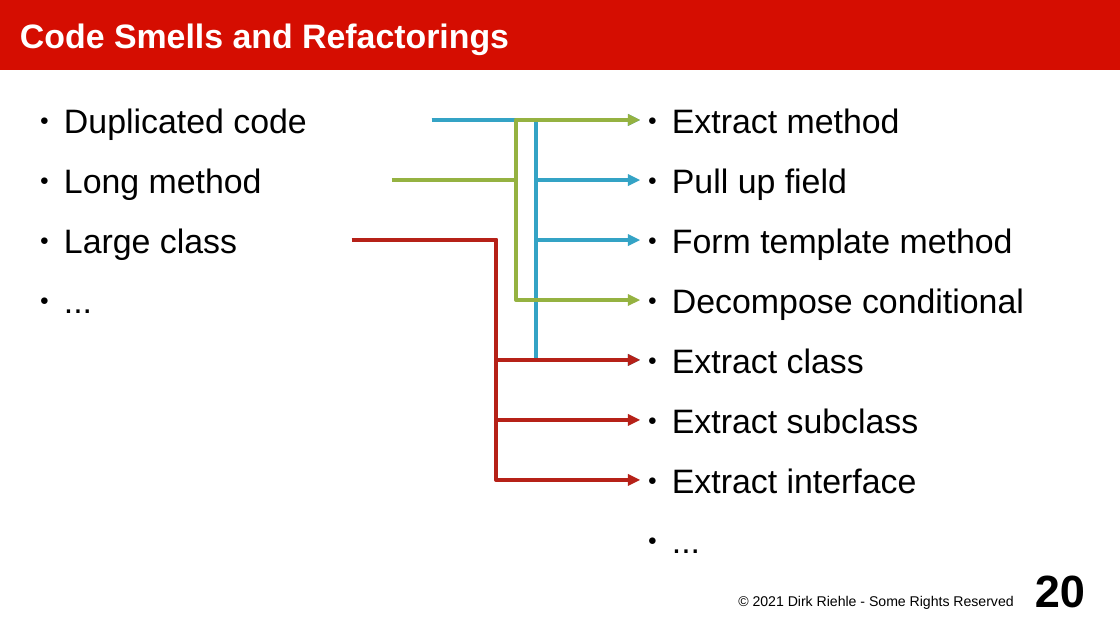
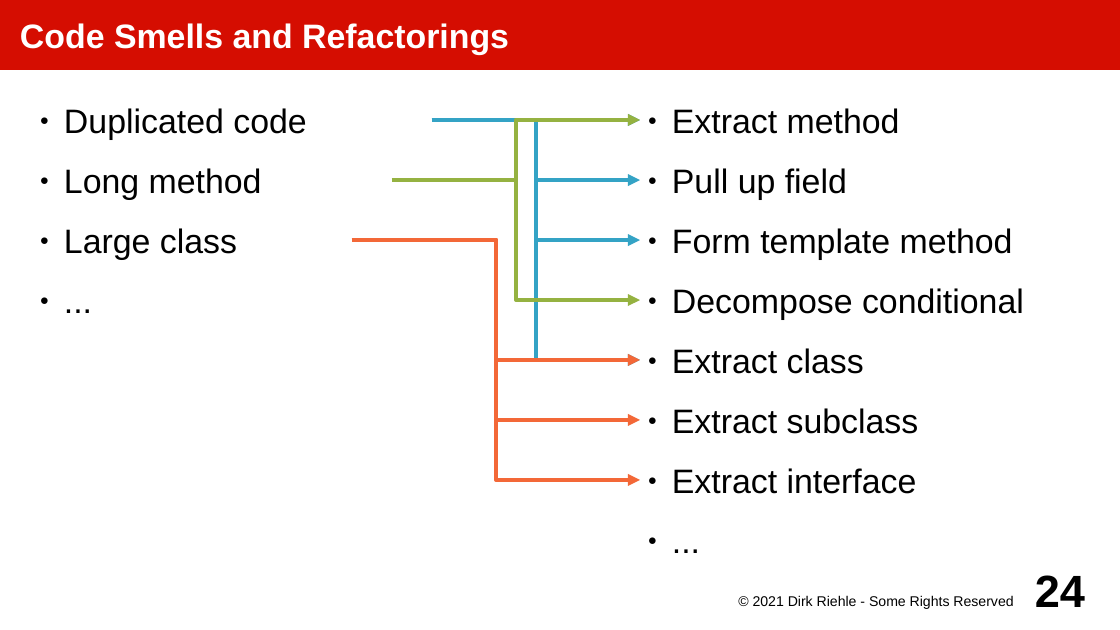
Before and after one commit to dirkriehle/amos-course, a slide deck: slide 24 of Lecture slides/AMOS E02 - Programming Practices.odp (slide 20 before the commit). Drawn at 1120x630 pixels with LibreOffice and Linux fonts; fonts in the diff are those of the drawing. Boxes give left, top, right and bottom in pixels: in the first picture for what was removed or moved away, otherwise in the second. Text is boxed around its words. In the diff, an @@ line names an element or a change of style, - is before the commit and + after.

```diff
--- a/Lecture slides/AMOS E02 - Programming Practices.odp
+++ b/Lecture slides/AMOS E02 - Programming Practices.odp
@@ elbow arrow (352, 240) - (640, 360): stroke #B62118 2.83 pt to #F36838 2.83 pt @@
@@ elbow arrow (352, 240) - (640, 420): stroke #B62118 2.83 pt to #F36838 2.83 pt @@
@@ elbow arrow (352, 240) - (640, 480): stroke #B62118 2.83 pt to #F36838 2.83 pt @@
@@ page number at bbox=[1035, 575, 1085, 607]: text changed @@
-20
+24
```
Also in this commit, not shown: 3 other slides changed, 16 slides added, 8 other files.
